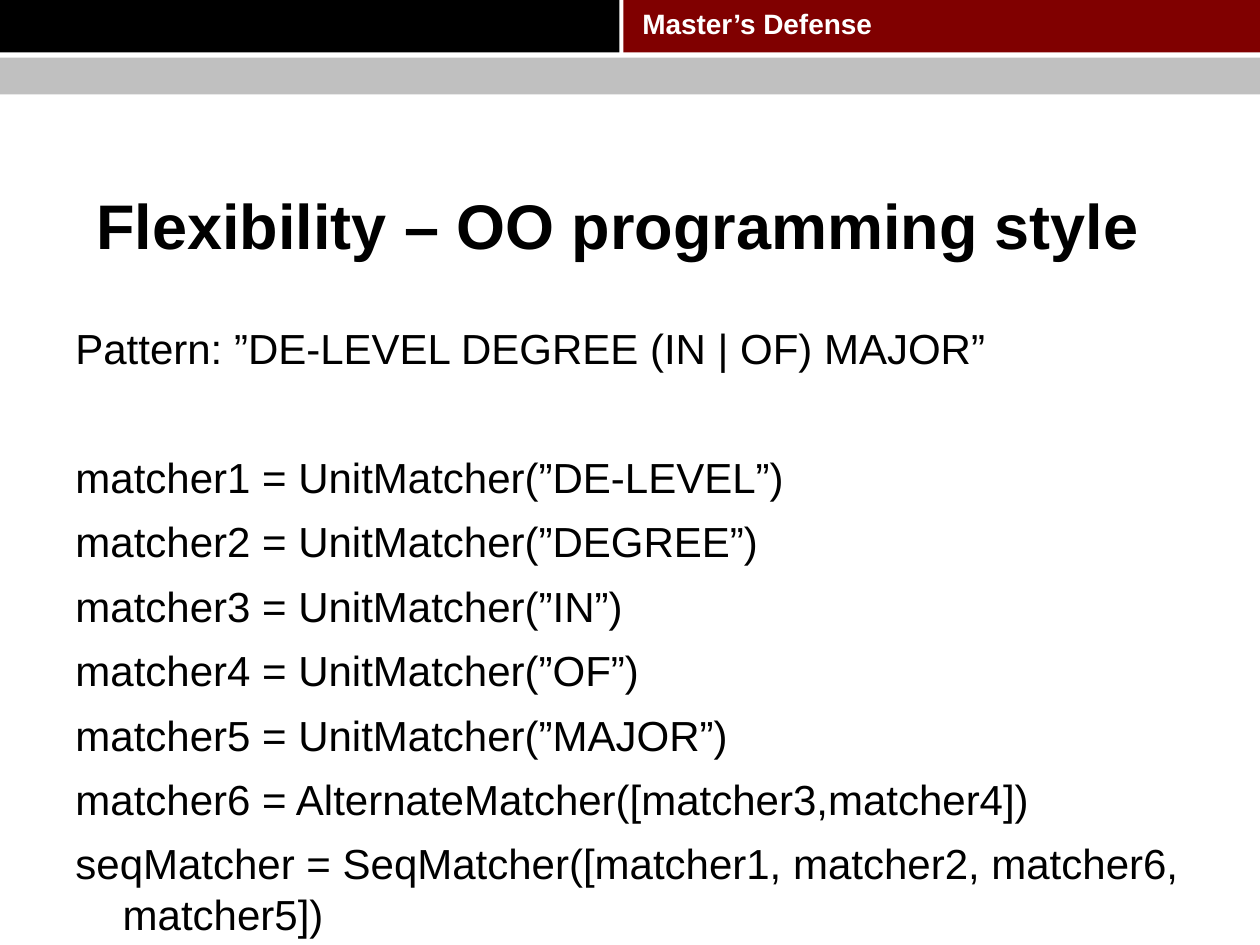
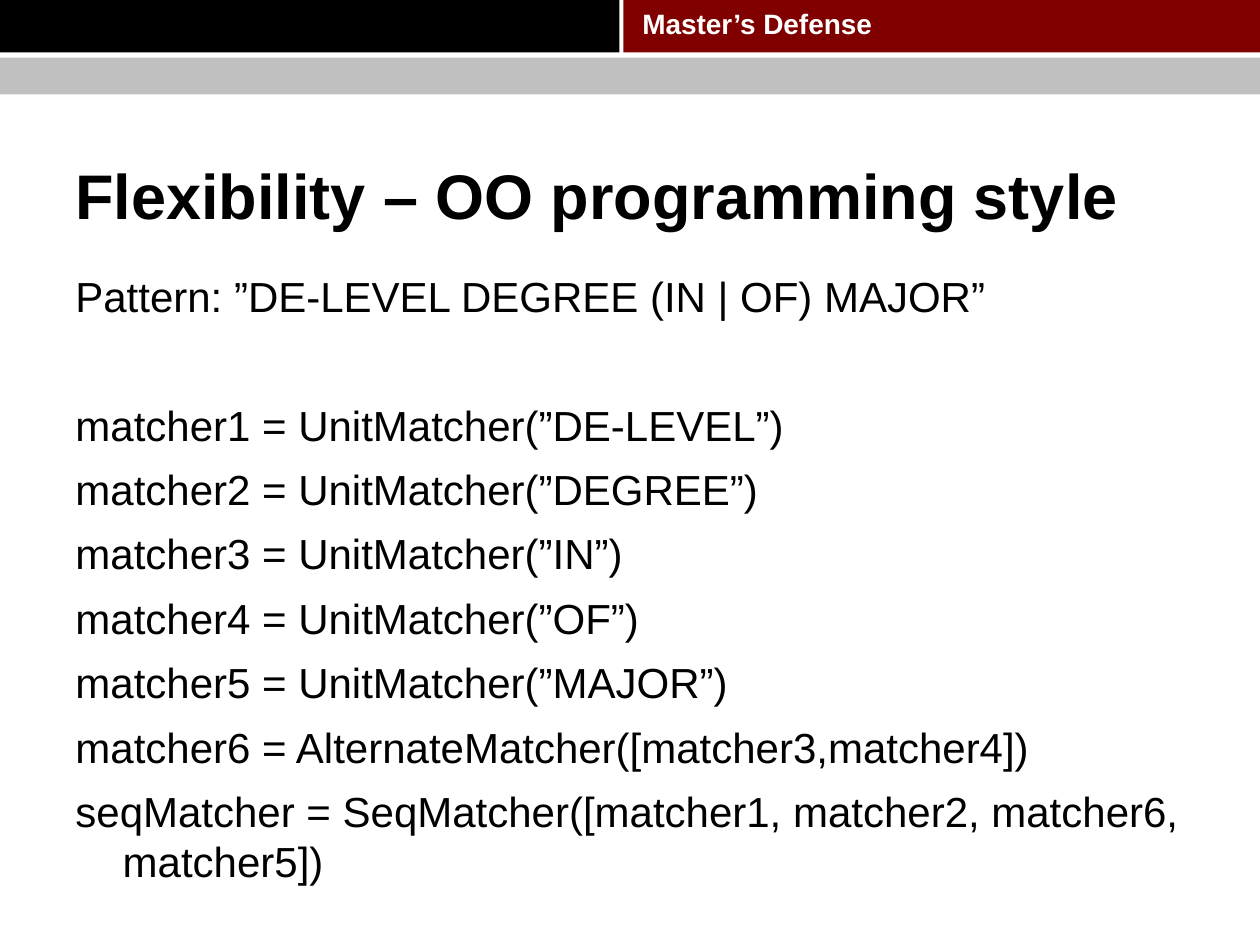
Before and after one commit to pkushiqiang/thesis, a slide deck: slide 36 of media/Master's thesis.pptx (slide 37 before the commit). Drawn at 1260x945 pixels with LibreOffice and Linux fonts; fonts in the diff are those of the drawing; background and template pictures are left out. Boxes give left, top, right and bottom in pixels: in the first picture for what was removed or moved away, otherwise in the second. Text is boxed around its words. In the diff, an @@ line names an element or a change of style, - is before the commit and + after.

```diff
--- a/media/Master's thesis.pptx
+++ b/media/Master's thesis.pptx
@@ title "Flexibility – OO programming style": place and size @@
-title "Flexibility – OO programming style" at bbox=[96, 203, 1139, 261]
+title "Flexibility – OO programming style" at bbox=[75, 173, 1118, 231]
@@ text "Pattern: ”DE-LEVEL DEGREE (IN | ...": place and size @@
-text "Pattern: ”DE-LEVEL DEGREE (IN | ..." at bbox=[75, 333, 1178, 938]
+text "Pattern: ”DE-LEVEL DEGREE (IN | ..." at bbox=[75, 281, 1178, 886]
```
Also in this commit, not shown: 11 other slides changed, 4 slides added, 3 slides removed.
